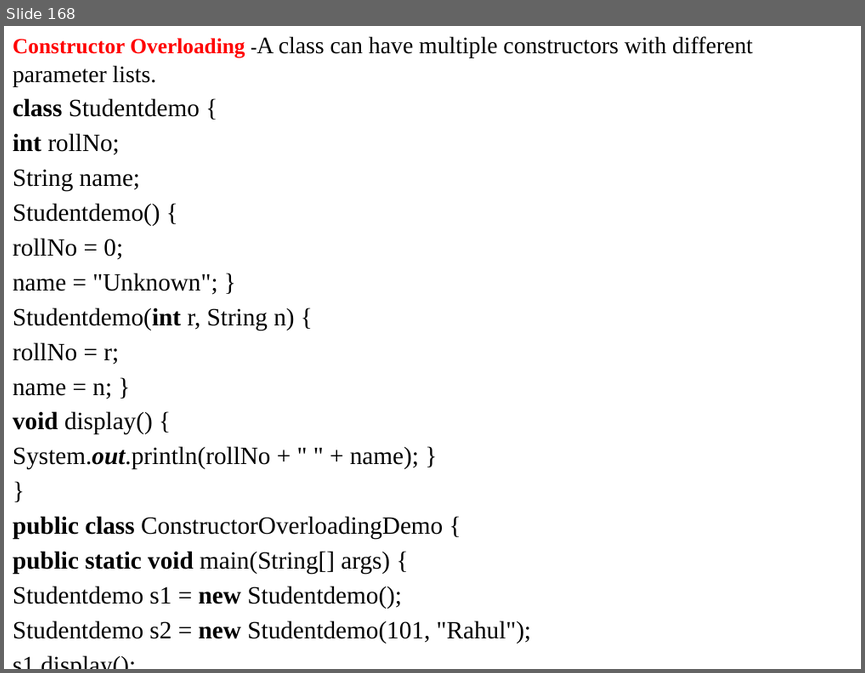
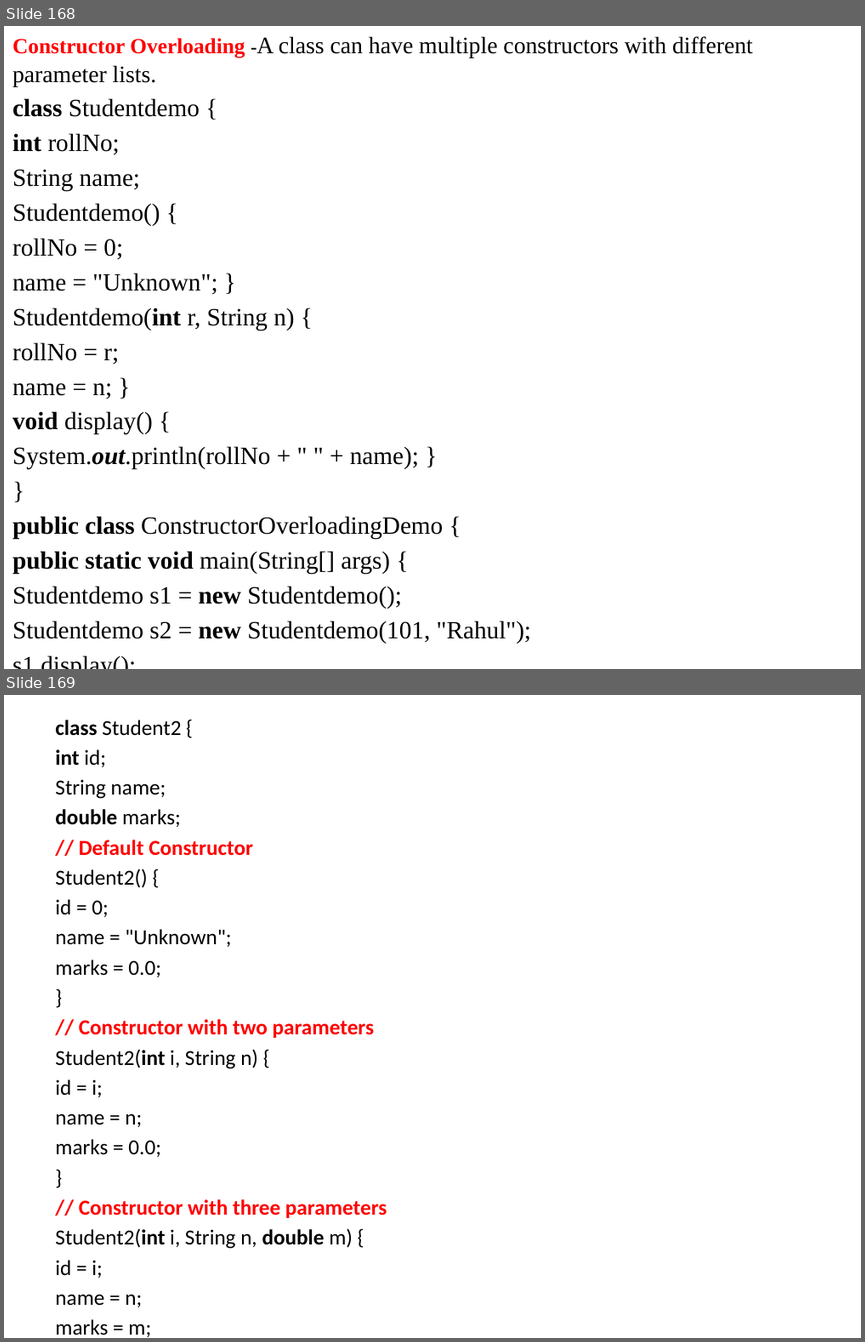
Before and after one commit to anvesh1987/Java-Programs-CSE-G, a slide deck: UNIT - I.pptx. Shown one above the other, each under a label of ours: slide 168 before the commit, slides 168 and 169 after it. The pictures are 865x673 and 865x1342 pixels, drawn with LibreOffice and Linux fonts; fonts in the diff are those of the drawing. Boxes give left, top, right and bottom in pixels: in the first picture for what was removed or moved away, otherwise in the second. Text is boxed around its words. In the diff, an @@ line names an element or a change of style, - is before the commit and + after.

```diff
--- a/UNIT - I.pptx
+++ b/UNIT - I.pptx
@@ slide 169 added at [4,695,861,1338], background #FFFFFF @@
@@ text added at [55,720,387,1337], 18 pt, text #000000 @@
+class Student2 {
+int id;
+String name;
+double marks;
+// Default Constructor
+Student2() {
+id = 0;
+name = "Unknown";
+marks = 0.0;
+}
+// Constructor with two parameters
+Student2(int i, String n) {
+id = i;
+name = n;
+marks = 0.0;
+}
+// Constructor with three parameters
+Student2(int i, String n, double m) {
+id = i;
+name = n;
+marks = m;
+}
```
Also in this commit, not shown: 1 slide changed, 32 other slides added, 39 slides removed.
